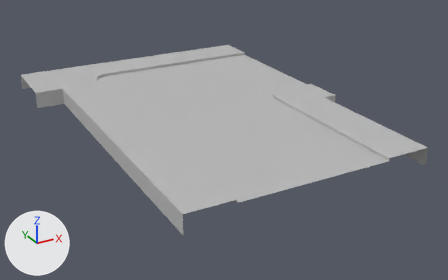
Before and after pictures for a commit that changed the FBX model SouthsideRun/Assets/Models/Enviro/Updated Streets and Alleys/StreetEnd_4.fbx.
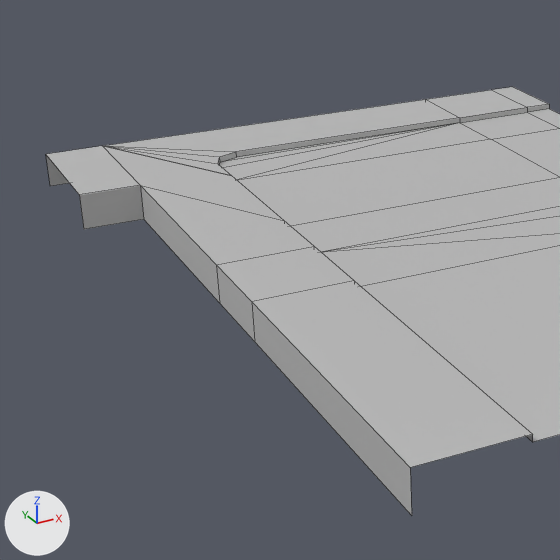
Each version is shown whole from a 50 mm lens placed at (-18.2, -36.5, 16.4), pointed at (1.1, -1.5, -1.2), then close up on the part from 0% to 56% of the width and 2% to 91% of the height. The lights are fixed; the arrows at lower left show +X, +Y and +Z. The close-ups show mesh edges as thin lines. Where no turn or scale is listed for an object, it has been applied to the vertices.

The first close-up shows 'Street_End_4'.
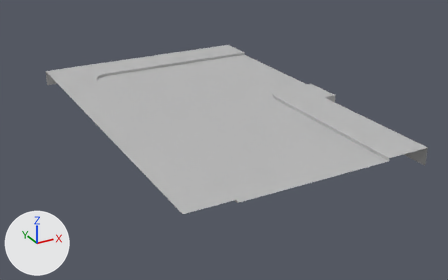
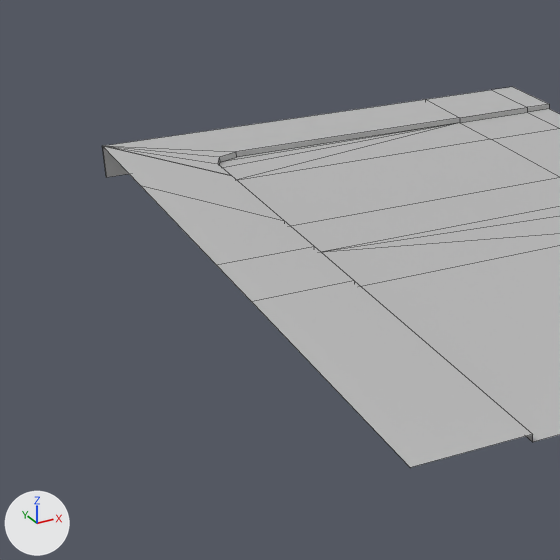
Location of each change, (x1, y1, x2, y2) in pixels of the close-ups (560 x 560 px):
'Street_End_4', reshaped
    before: (46, 87, 560, 515)
    after: (102, 87, 560, 467)
part 1 of me_mesh, deleted
    before: (46, 146, 412, 515)

Edits to the bpy script that builds the scene:
```text
Change me_mesh:
    where me_mesh.from_pydata(...)  # 71 vertices, 66 faces; spans x -9.5..9.5, y -13.0..13.0, z 0.0..1.2
    used by ob_street_end_4; location = (0.0, 0.0, 0.0)
    verts and faces of me_mesh; kept vertices keep their numbers, new ones are numbered from 71
    before: 4 (-7.5, -3.0, 1.2) at pixel (251, 301), 5 (-7.5, -3.0, 0.0) at pixel (254, 341), 14 (-7.5, -13.0, 1.2) at pixel (410, 467), 15 (-7.5, -13.0, 0.0) at pixel (411, 515), 30 (-7.5, 0.0, 1.2) at pixel (216, 264)
    before: 31 (-7.5, 0.0, 0.0) at pixel (219, 303), 53 (-7.5, 8.0, 1.2) at pixel (140, 185), 64 (-7.5, 13.0, 1.2) at pixel (102, 145), 65 (-7.5, 8.0, 0.0) at pixel (143, 219), 66 (-7.5, 13.0, 0.0)
    before: 67 (-9.5, 8.0, 1.2) at pixel (79, 194), 68 (-9.5, 8.0, 0.0) at pixel (83, 229), 69 (-9.5, 13.0, 0.0) at pixel (50, 186), 70 (-9.5, 13.0, 1.2) at pixel (45, 154)
    me_mesh part 1
    add delete_vertices([5, 15, 31, 65, *range(67, 71)])  # with the faces that use them
```
